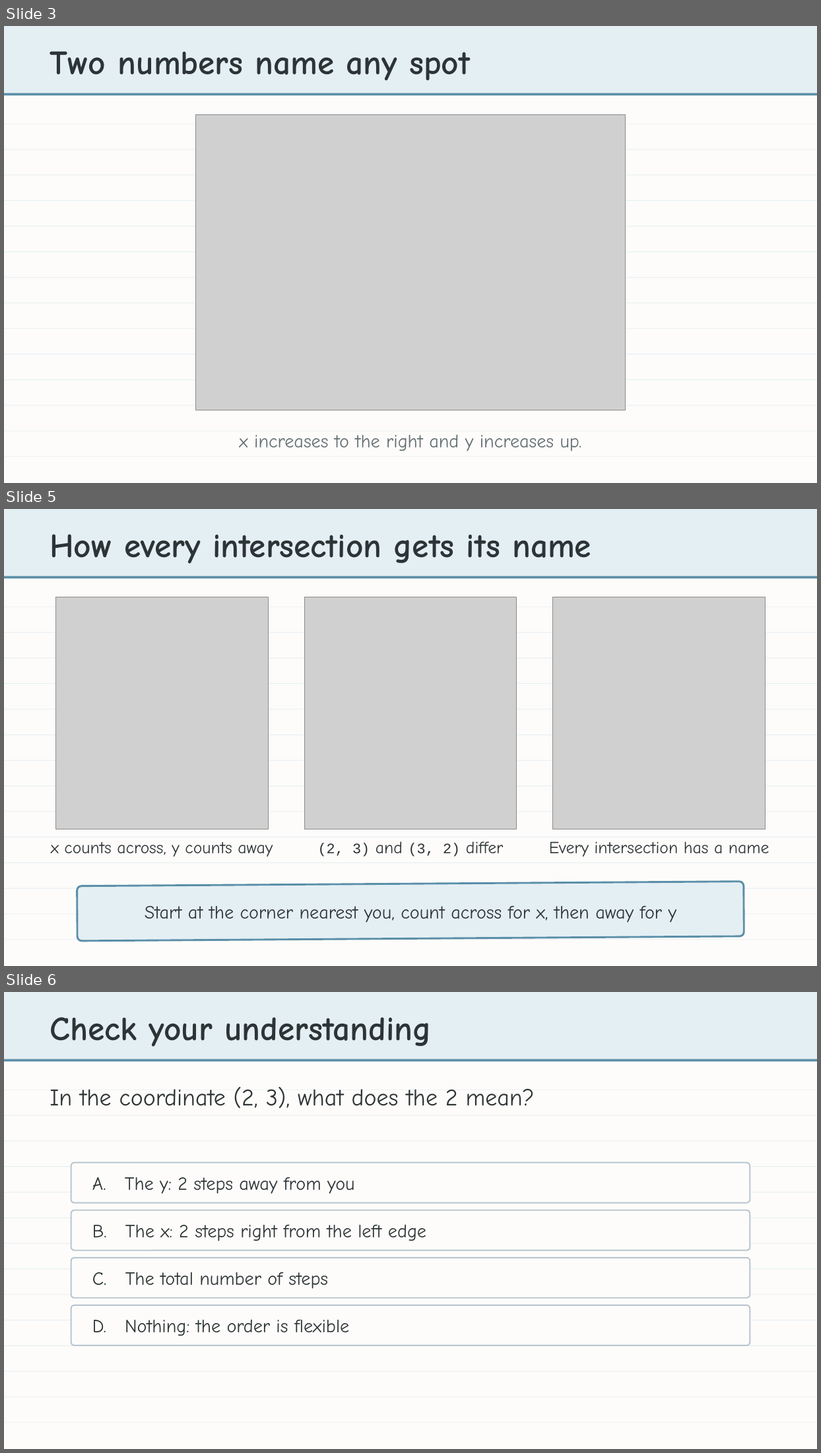
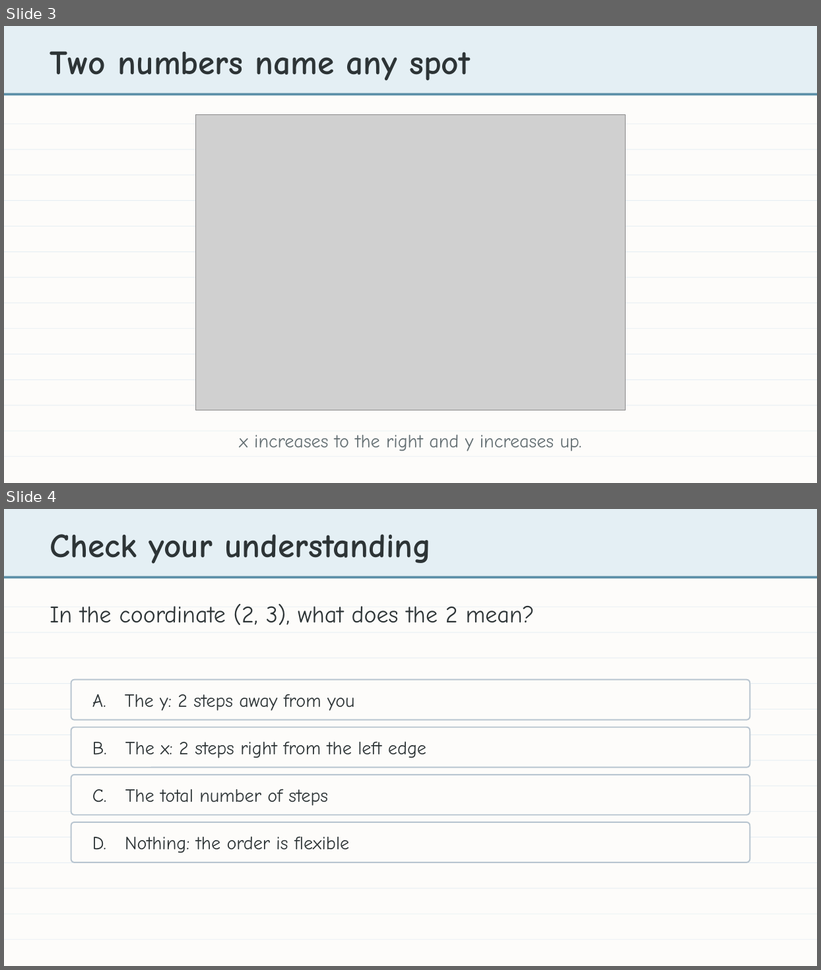
Before and after one commit to bradamiller/LearningPython, a slide deck: static/slides/module-04-manhattan/module-4-lesson-01-coordinates.pptx. Shown one above the other, each under a label of ours: slides 3, 5 and 6 before the commit, slides 3 and 4 after it; the slides between them are not shown. The pictures are 821x1453 and 821x970 pixels, drawn with LibreOffice and Linux fonts; fonts in the diff are those of the drawing; grey boxes stand for pictures. Boxes give left, top, right and bottom in pixels: in the first picture for what was removed or moved away, otherwise in the second. Text is boxed around its words. In the diff, an @@ line names an element or a change of style, - is before the commit and + after.

```diff
--- a/static/slides/module-04-manhattan/module-4-lesson-01-coordinates.pptx
+++ b/static/slides/module-04-manhattan/module-4-lesson-01-coordinates.pptx
@@ slide 5 removed at <box>4,509,817,966</box>, background #FDFCFA @@
@@ rectangle removed at <box>4,509,817,576</box> @@
@@ text removed at <box>50,534,591,564</box> @@
-How every intersection gets its name
@@ rectangle removed at <box>4,576,817,578</box> @@
@@ rectangle removed at <box>4,607,817,607</box> @@
@@ picture removed at <box>56,597,268,829</box> @@
@@ picture removed at <box>305,597,517,829</box> @@
@@ picture removed at <box>553,597,765,829</box> @@
@@ rectangle removed at <box>4,632,817,633</box> @@
@@ rectangle removed at <box>4,658,817,658</box> @@
@@ rectangle removed at <box>4,683,817,684</box> @@
@@ rectangle removed at <box>4,709,817,710</box> @@
@@ rectangle removed at <box>4,735,817,735</box> @@
@@ rectangle removed at <box>4,760,817,761</box> @@
@@ rectangle removed at <box>4,786,817,787</box> @@
@@ rectangle removed at <box>4,811,817,812</box> @@
@@ rectangle removed at <box>4,837,817,838</box> @@
@@ text removed at <box>51,842,273,857</box> @@
-x counts across, y counts away
@@ text removed at <box>318,842,503,857</box> @@
-(2, 3) and (3, 2) differ
@@ text removed at <box>549,842,770,857</box> @@
-Every intersection has a name
@@ rectangle removed at <box>4,863,817,863</box> @@
@@ rounded rectangle removed at <box>77,882,744,941</box> @@
@@ rectangle removed at <box>4,889,817,889</box> @@
@@ rectangle removed at <box>4,914,817,915</box> @@
@@ text removed at <box>145,906,677,923</box> @@
-Start at the corner nearest you, count across for x, then away for y
@@ rectangle removed at <box>4,940,817,940</box> @@
@@ what was slide 6 is now slide 4 @@
```
Also in this commit, not shown: 1 other slide removed, 3 other files.
